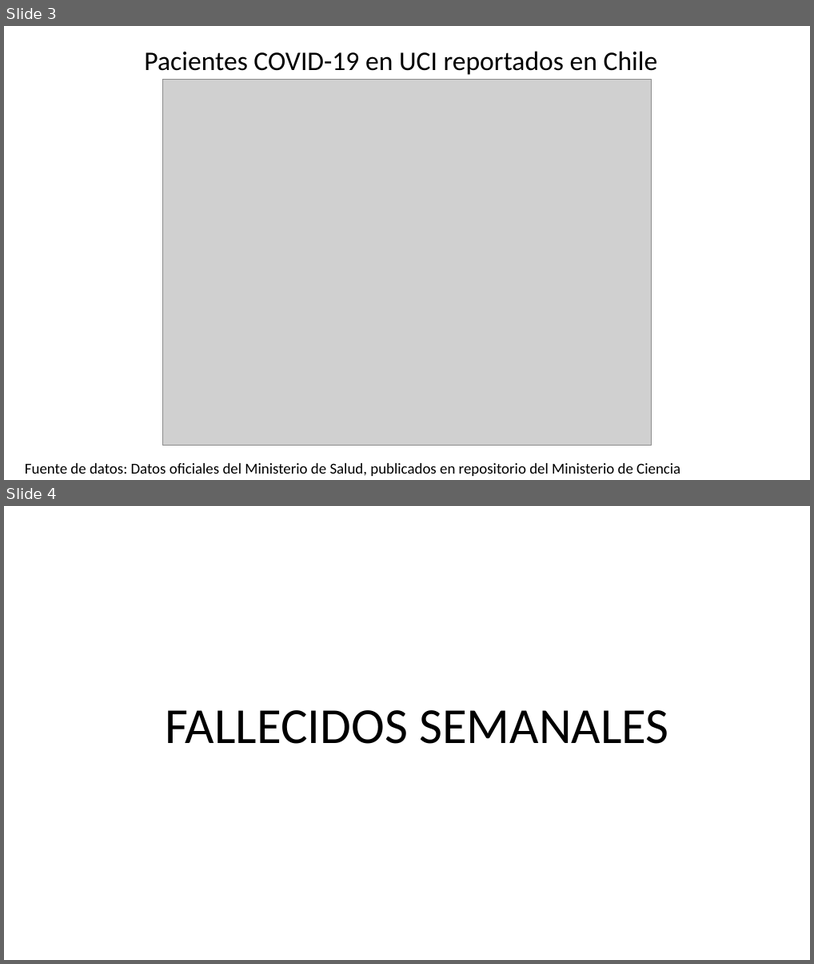
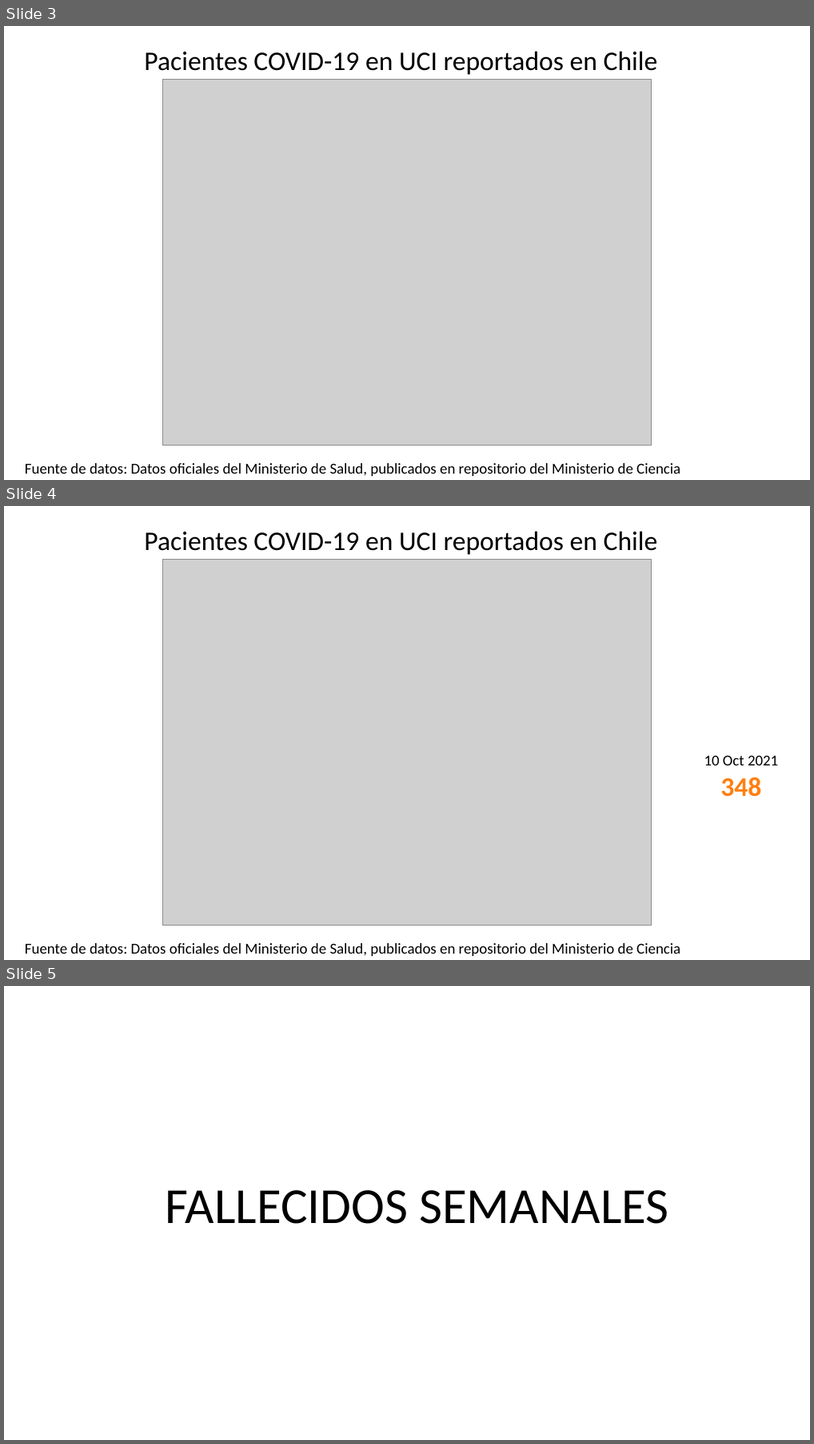
Before and after one commit to dataCovid19CL/capsulasSemanales, a slide deck: DATOS COVID Chile 2022 04 09.pptx. Shown one above the other, each under a label of ours: slides 3 and 4 before the commit, slides 3, 4 and 5 after it. The pictures are 814x964 and 814x1444 pixels, drawn with LibreOffice and Linux fonts; fonts in the diff are those of the drawing; grey boxes stand for pictures. Boxes give left, top, right and bottom in pixels: in the first picture for what was removed or moved away, otherwise in the second. Text is boxed around its words. In the diff, an @@ line names an element or a change of style, - is before the commit and + after.

```diff
--- a/DATOS COVID Chile 2022 04 09.pptx
+++ b/DATOS COVID Chile 2022 04 09.pptx
@@ slide 4 added at (4, 506, 810, 960), background #FFFFFF; not listed: 1 template element that a slide beside it also shows @@
@@ rectangle added at (138, 520, 676, 559), fill #FFFFFF, 32 pt, text #000000 @@
+Pacientes COVID-19 en UCI reportados en Chile
@@ picture added at (163, 559, 651, 924) @@
@@ text added at (705, 755, 778, 796), 18 pt, text #000000 @@
+10 Oct 2021
+348
@@ what was slide 4 is now slide 5 @@
```
Also in this commit, not shown: 1 slide changed, 1 other slide added, 1 other file.
